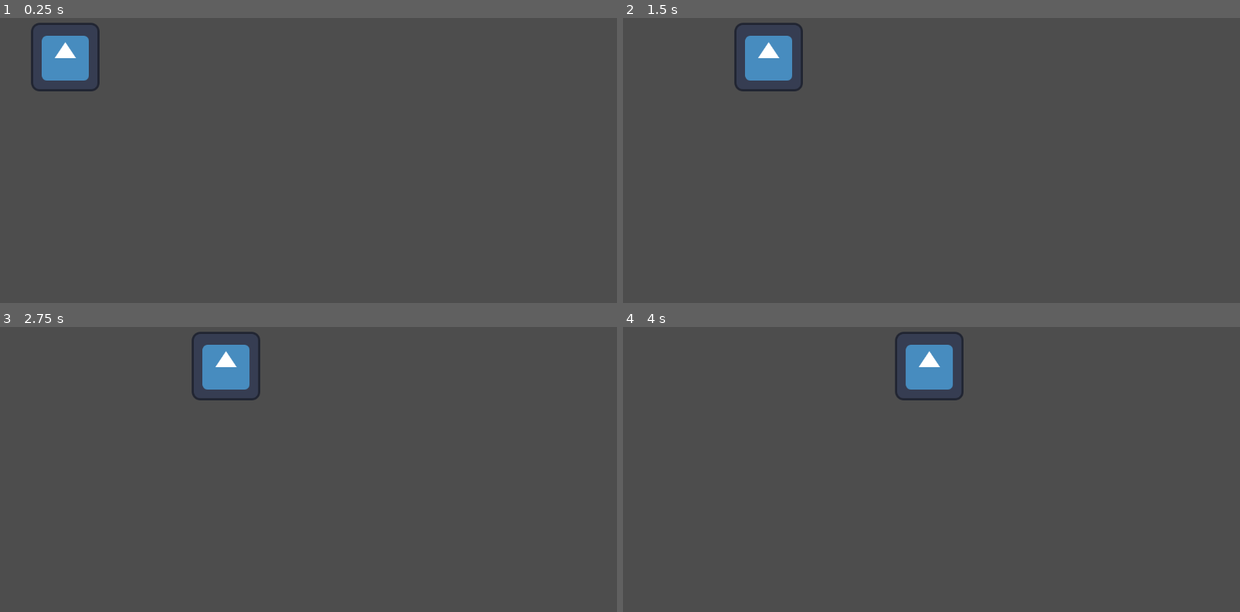
Above: before the commit, frames 1-4 (two rows, left to right).
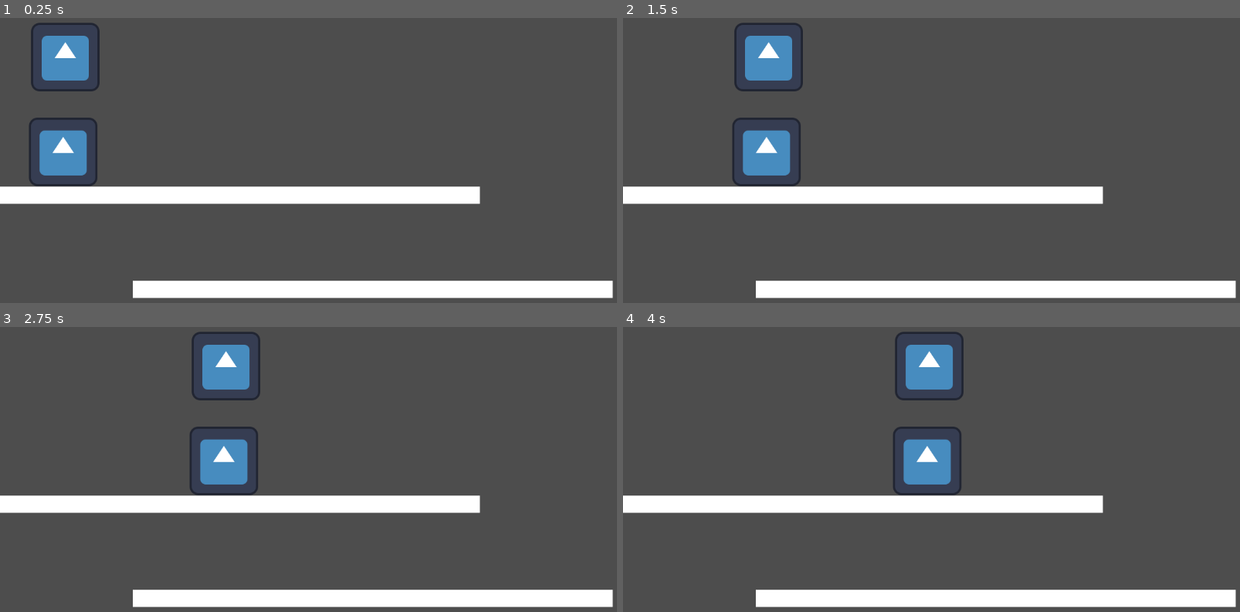
Above: after the commit, the same moments.

Repository: KrolPolski/Finnish-Game-Jam-2025
Game: Godot game, scene res://world.tscn
The game is run twice, just before and just after one commit, with the same random seed, the same clock (stepped at 60 frames per second) and the same inputs. The engine's default icon, where the game draws it, is replaced by a stand-in: a white triangle on a blue panel in a dark square.
Inputs:
- Up to frame 1 (0.25 s): no input
- Up to frame 2 (1.5 s): no input
- Up to frame 3 (2.75 s): no input
- Up to frame 4 (4 s): no input

The runs differ from the first frame. In frame 1, 11% of the frame differs, in the area x 0-100%, y 34-99%; in frame 2, 11%; in frame 3, 11%; in frame 4, 11%.

Commit message:
mob now falls appropriately after falling off ramp

Diff:
--- /dev/null
+++ b/mob.gd
@@ -0,0 +1,21 @@
+extends CharacterBody2D
+
+var SPEED = 2
+
+# Called when the node enters the scene tree for the first time.
+func _ready() -> void:
+	pass # Replace with function body.
+
+
+# Called every frame. 'delta' is the elapsed time since the previous frame.
+func _process(delta: float) -> void:
+	pass
+func _physics_process(delta: float):
+	position.x += SPEED
+	if position.x >= 950:
+		SPEED -=2
+	if position.x <= 0:
+		SPEED +=2
+	if not is_on_floor():
+		velocity += get_gravity() * delta
+	move_and_slide()
--- a/world.tscn
+++ b/world.tscn
@@ -1,10 +1,19 @@
-[gd_scene load_steps=4 format=3 uid="uid://clo6cylv8dslo"]
+[gd_scene load_steps=8 format=3 uid="uid://clo6cylv8dslo"]
 
 [ext_resource type="Script" path="res://portal.gd" id="1_50yob"]
 [ext_resource type="Texture2D" uid="uid://bmf7blihblkv5" path="res://icon.svg" id="2_3irgn"]
+[ext_resource type="Script" path="res://mob.gd" id="3_5c8mi"]
 
 [sub_resource type="RectangleShape2D" id="RectangleShape2D_e1rvw"]
 size = Vector2(137, 133)
+
+[sub_resource type="PhysicsMaterial" id="PhysicsMaterial_qkuw4"]
+
+[sub_resource type="RectangleShape2D" id="RectangleShape2D_nle2g"]
+size = Vector2(896, 32)
+
+[sub_resource type="RectangleShape2D" id="RectangleShape2D_wpovx"]
+size = Vector2(127, 130)
 
 [node name="World" type="Node2D"]
 
@@ -18,3 +27,36 @@
 [node name="CollisionShape2D" type="CollisionShape2D" parent="Portal"]
 position = Vector2(91.5, 101.5)
 shape = SubResource("RectangleShape2D_e1rvw")
+
+[node name="StaticBody2D" type="StaticBody2D" parent="."]
+physics_material_override = SubResource("PhysicsMaterial_qkuw4")
+
+[node name="Polygon2D" type="Polygon2D" parent="StaticBody2D"]
+position = Vector2(0, -40)
+polygon = PackedVector2Array(0, 384, 896, 384, 896, 416, 0, 416)
+
+[node name="CollisionShape2D" type="CollisionShape2D" parent="StaticBody2D"]
+position = Vector2(448, 360)
+shape = SubResource("RectangleShape2D_nle2g")
+
+[node name="Mob" type="CharacterBody2D" parent="."]
+script = ExtResource("3_5c8mi")
+
+[node name="Sprite2D" type="Sprite2D" parent="Mob"]
+position = Vector2(88, 256)
+texture = ExtResource("2_3irgn")
+
+[node name="CollisionShape2D" type="CollisionShape2D" parent="Mob"]
+position = Vector2(88, 256)
+shape = SubResource("RectangleShape2D_wpovx")
+
+[node name="StaticBody2D2" type="StaticBody2D" parent="."]
+physics_material_override = SubResource("PhysicsMaterial_qkuw4")
+
+[node name="Polygon2D" type="Polygon2D" parent="StaticBody2D2"]
+position = Vector2(248, 136)
+polygon = PackedVector2Array(0, 384, 896, 384, 896, 416, 0, 416)
+
+[node name="CollisionShape2D" type="CollisionShape2D" parent="StaticBody2D2"]
+position = Vector2(696, 536)
+shape = SubResource("RectangleShape2D_nle2g")
